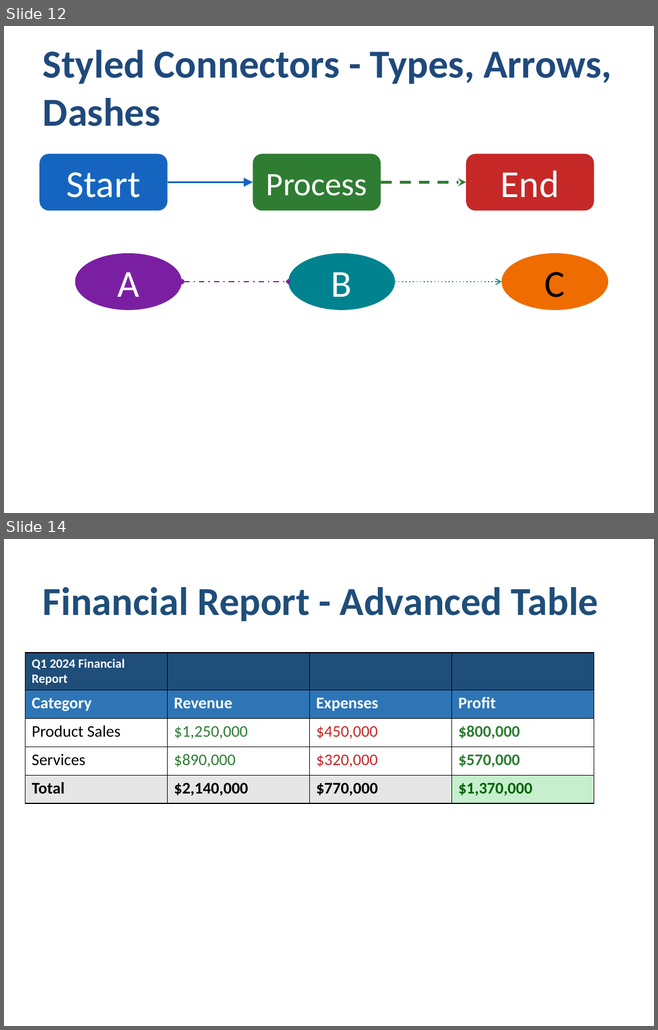
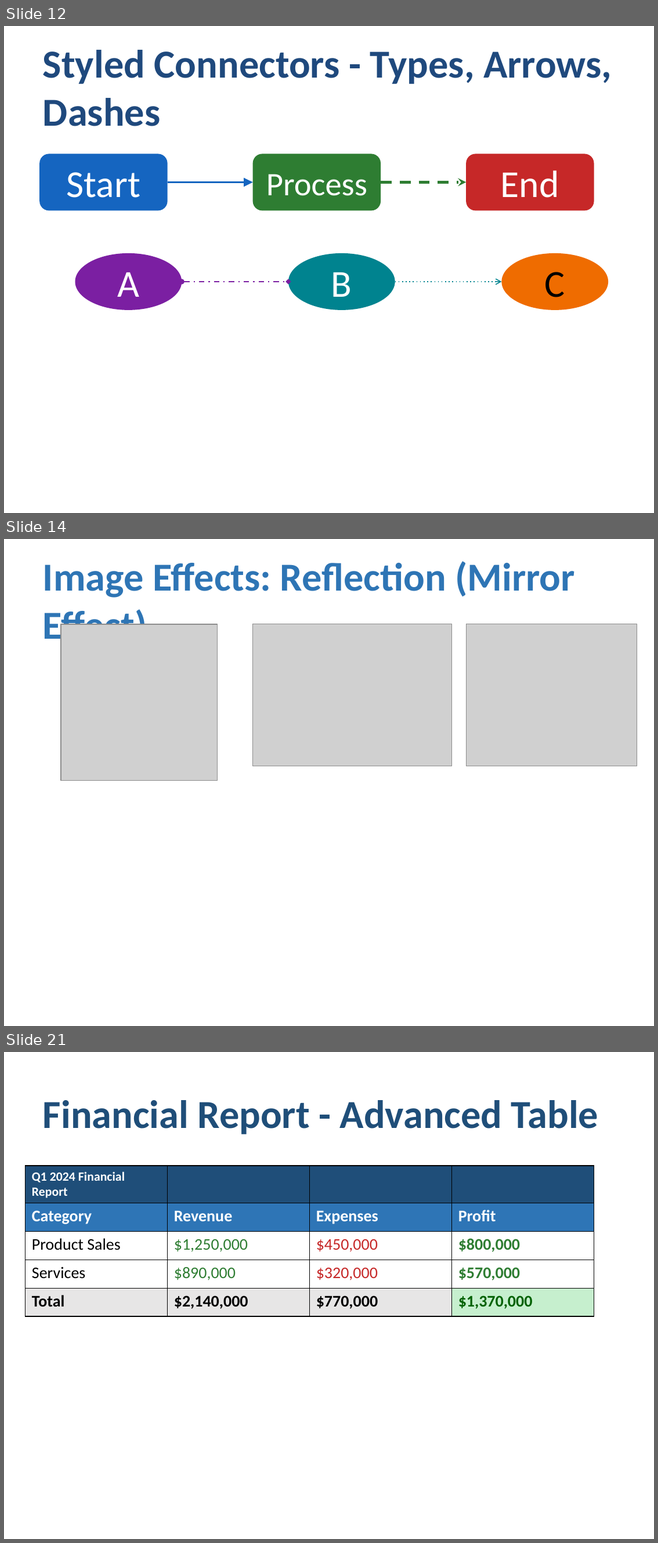
Before and after one commit to yingkitw/ppt-rs, a slide deck: comprehensive_demo.pptx. Shown one above the other, each under a label of ours: slides 12 and 14 before the commit, slides 12, 14 and 21 after it; the slides between them are not shown. The pictures are 658x1030 and 658x1543 pixels, drawn with LibreOffice and Linux fonts; fonts in the diff are those of the drawing; grey boxes stand for pictures. Boxes give left, top, right and bottom in pixels: in the first picture for what was removed or moved away, otherwise in the second. Text is boxed around its words. In the diff, an @@ line names an element or a change of style, - is before the commit and + after.

Commit message:
feat(v0.2.10): add image effects system with 8 professional visual effects
- Add ImageEffect enum supporting Shadow, Reflection, Glow, SoftEdges, InnerShadow, Blur
- Implement ImageBuilder methods: build_with_shadow(), build_with_reflection(), build_with_glow(), build_with_soft_edges(), build_with_inner_shadow(), build_with_blur(), build_with_crop(), build_with_effects()
- Add percentage-based cropping (0.0-1.0) for left/top/right/bottom via <a:srcRect>
- Generate OOXML <a:effectLst> with <a:ou

```diff
--- a/comprehensive_demo.pptx
+++ b/comprehensive_demo.pptx
@@ slide 14 added at bbox=[4, 539, 654, 1026], background #FFFFFF @@
@@ text added at bbox=[43, 561, 575, 648], 44 pt, text #2E75B5, bold @@
+Image Effects: Reflection (Mirror Effect)
@@ picture added at bbox=[60, 624, 217, 781] @@
@@ picture added at bbox=[253, 624, 452, 766] @@
@@ picture added at bbox=[466, 624, 636, 766] @@
@@ what was slide 14 is now slide 21 @@
```
Also in this commit, not shown: 7 other slides added, 1 slide removed, 15 other files.
